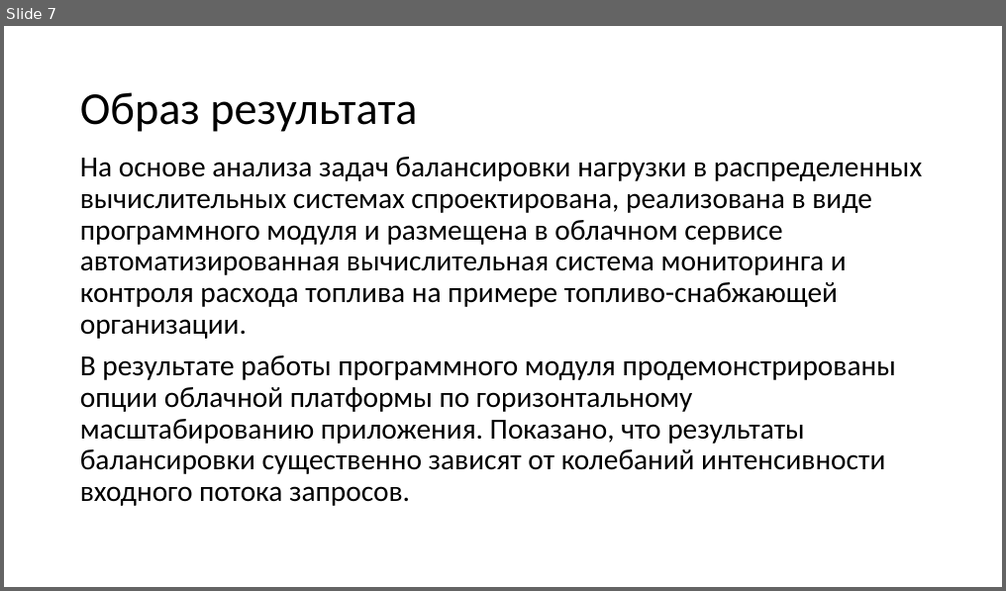
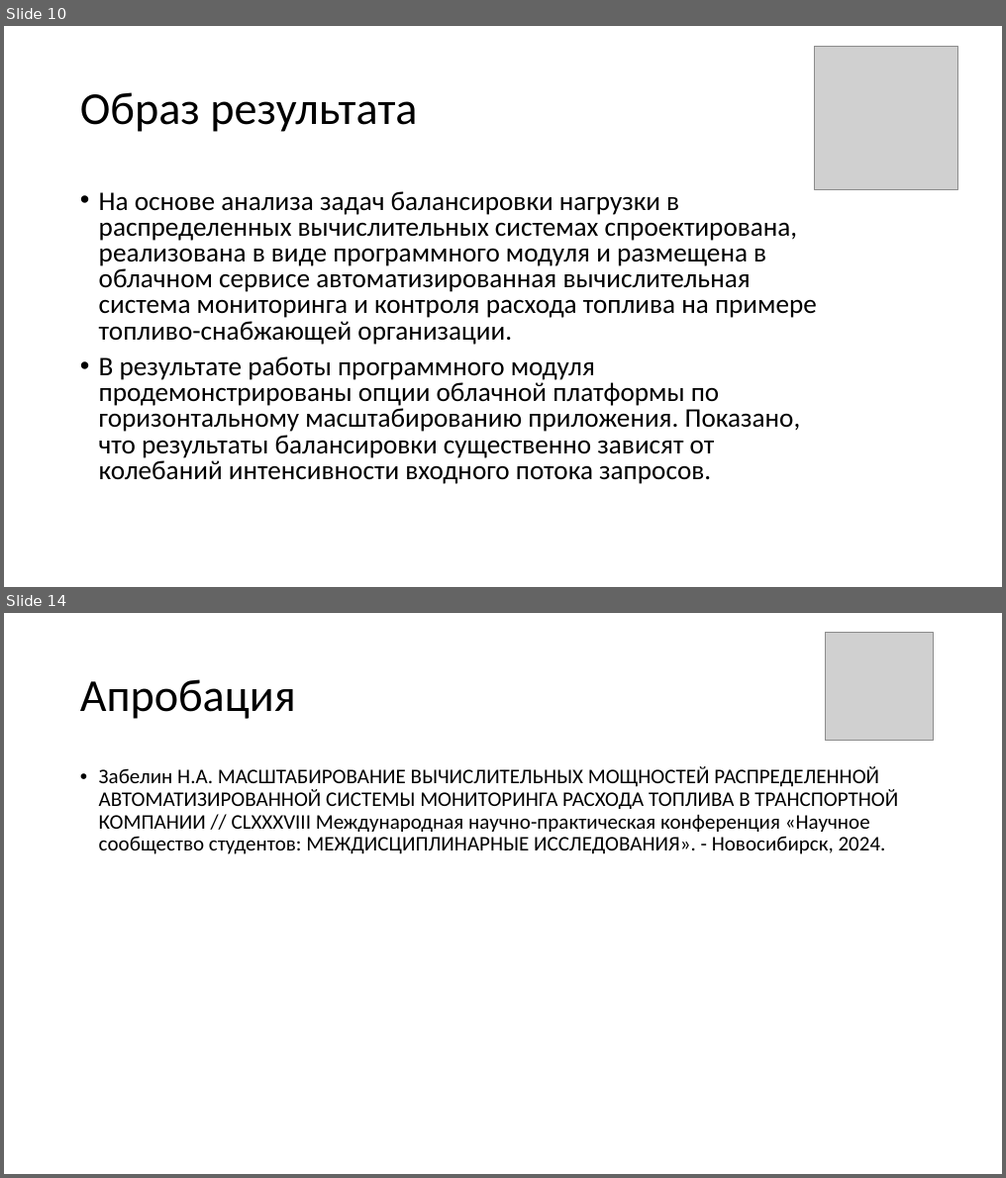
Before and after one commit to SkiStalker/BachelorsDegree, a slide deck: text/Масштабирование_вычислительных_мощностей.pptx. Shown one above the other, each under a label of ours: slide 7 before the commit, slides 10 and 14 after it; the slides between them are not shown. The pictures are 1006x591 and 1006x1178 pixels, drawn with LibreOffice and Linux fonts; fonts in the diff are those of the drawing; grey boxes stand for pictures. Boxes give left, top, right and bottom in pixels: in the first picture for what was removed or moved away, otherwise in the second. Text is boxed around its words. In the diff, an @@ line names an element or a change of style, - is before the commit and + after.

```diff
--- a/text/Масштабирование_вычислительных_мощностей.pptx
+++ b/text/Масштабирование_вычислительных_мощностей.pptx
@@ slide 14 added at (4, 613, 1002, 1174), background #FFFFFF @@
@@ picture added at (826, 632, 934, 741) @@
@@ title added at (80, 679, 296, 719), 44 pt, text #000000 @@
+Апробация
@@ text added at (99, 766, 898, 855), 20 pt, text #000000 @@
+• Забелин Н.А. МАСШТАБИРОВАНИЕ ВЫЧИСЛИТЕЛЬНЫХ МОЩНОСТЕЙ РАСПРЕДЕЛЕННОЙ АВТОМАТИЗИРОВАННОЙ СИСТЕМЫ МОНИТОРИНГА РАСХОДА ТОПЛИВА В ТРАНСПОРТНОЙ КОМПАНИИ // CLXXXVIII Международная научно-практическая конференция «Научное сообщество студентов: МЕЖДИСЦИПЛИНАРНЫЕ ИССЛЕДОВАНИЯ». - Новосибирск, 2024.
@@ what was slide 7 is now slide 10 @@
@@ slide 10 changed as well @@
@@ picture added at (815, 46, 958, 189) @@
@@ text "На основе анализа задач балансировки ...": place and size @@
-text "На основе анализа задач балансировки ..." at (80, 157, 922, 506)
+text "На основе анализа задач балансировки ..." at (99, 191, 817, 484)
@@ text "На основе анализа задач балансировки ..." at (99, 191, 817, 484): size 28 to 25.9 pt; bullet none to •; line spacing 0.9 to 0.8 @@
```
Also in this commit, not shown: 7 other slides changed, 7 other slides added, 3 slides removed, 3 other files.
